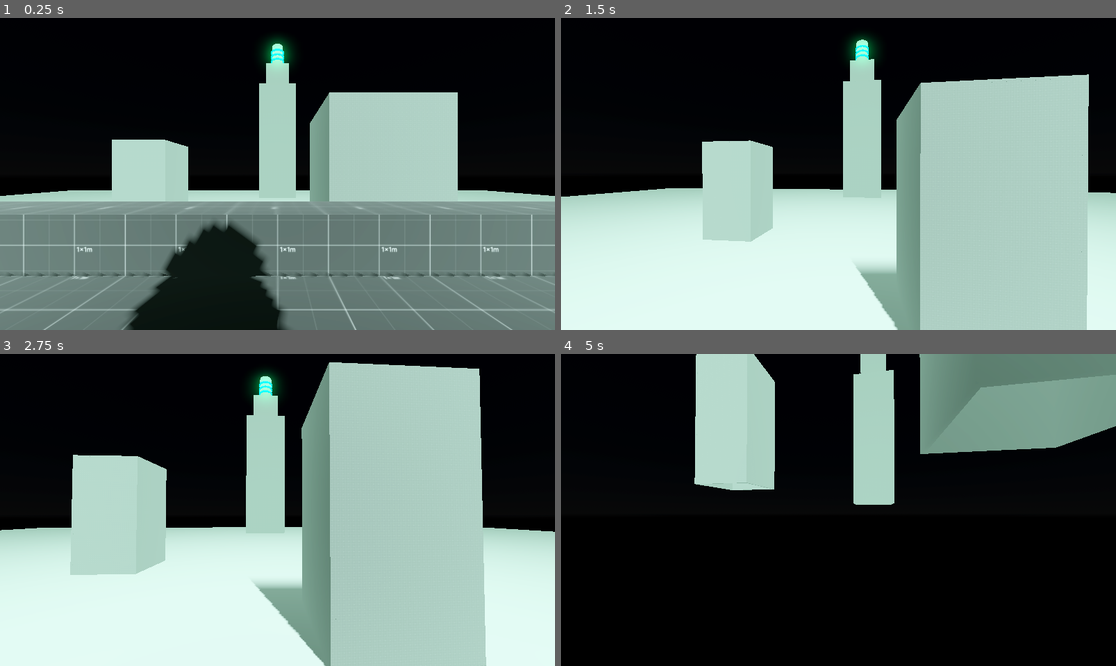
Above: before the commit, frames 1-4 (two rows, left to right).
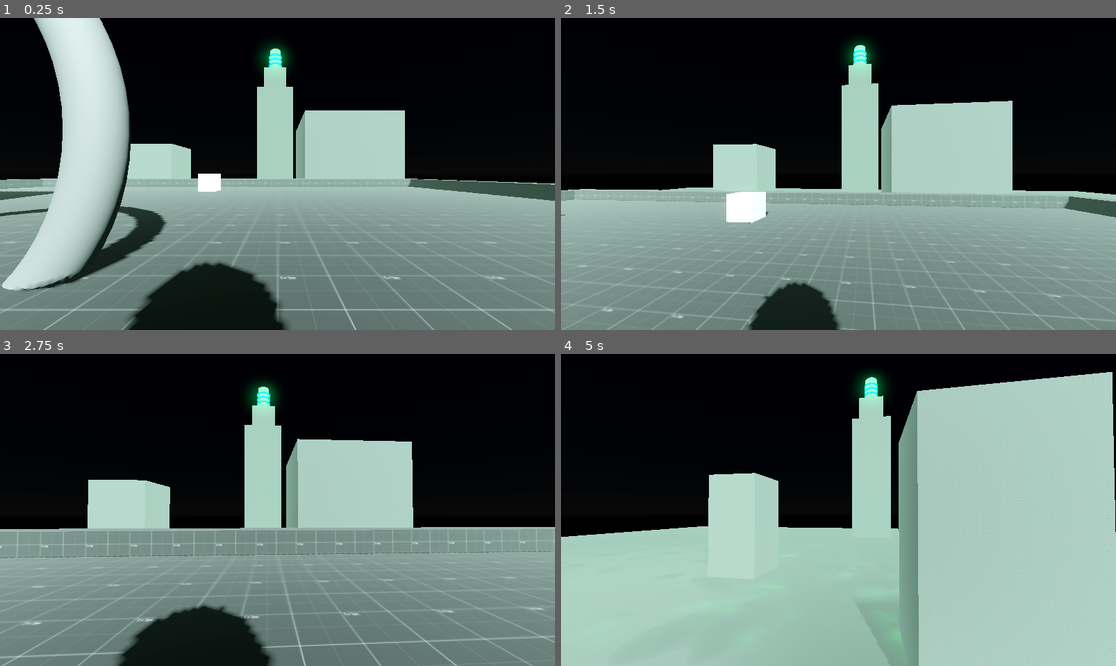
Above: after the commit, the same moments.

Repository: RuffledPlume/GWF-78
Game: Godot game, scene res://Levels/Sandbox.tscn
Same seed, same stepped clock (60 frames per second), same inputs: the game is played once before the commit and once after it.
Inputs (mouse positions are in pixels of both pictures, inside the frame that each line leads up to):
- Up to frame 1 (0.25 s): no input
- Up to frame 2 (1.5 s): tap Enter at 0.5 s; move the mouse to (866, 174) at 0.52 s; hold W (Forward) from 0.53 s (still down); click (866, 174) at 0.6 s; tap Space (Jump) at 0.77 s; move the mouse to (810, 174) at 1.27 s; click (810, 174) at 1.35 s
- Up to frame 3 (2.75 s): keep holding W (Forward); tap Space (Jump) at 1.52 s; move the mouse to (288, 503) at 2.02 s; click (288, 503) at 2.1 s
- Up to frame 4 (5 s): keep holding W (Forward); move the mouse to (832, 516) at 2.77 s; click (832, 516) at 2.85 s; tap Space (Jump) at 3.02, 3.77, 4.52 s; move the mouse to (877, 513) at 3.52 s; click (877, 513) at 3.6 s; move the mouse to (794, 506) at 4.27 s; click (794, 506) at 4.35 s

The runs differ from the first frame. In frame 1, 31% of the frame differs, in the area x 0-100%, y 0-100%; in frame 2, 51%; in frame 3, 58%; in frame 4, 74%.

Commit message:
Added teleporter & cloud barrier

Diff:
--- a/Levels/Sandbox.tscn
+++ b/Levels/Sandbox.tscn
@@ -1,11 +1,11 @@
-[gd_scene load_steps=24 format=3 uid="uid://datu3rc6g2iod"]
+[gd_scene load_steps=19 format=3 uid="uid://datu3rc6g2iod"]
 
 [ext_resource type="Texture2D" uid="uid://dt48n212okjo6" path="res://Materials/prototype-texture-with-size.png" id="1_chle4"]
 [ext_resource type="PackedScene" uid="uid://dikcrsr171oyg" path="res://Prefabs/Player.tscn" id="2_k8lnm"]
 [ext_resource type="PackedScene" uid="uid://co51g5vsdgrm0" path="res://Prefabs/FogBarrier.tscn" id="2_pdfes"]
 [ext_resource type="Shader" uid="uid://b8m5vepjk5yr5" path="res://Shader/FogBarrier.tres" id="3_cvv1y"]
-[ext_resource type="PackedScene" uid="uid://cqldusysobkbt" path="res://Prefabs/cloud_barrier.tscn" id="5_5sm1n"]
-[ext_resource type="Shader" uid="uid://ly8w1k6cebeq" path="res://Shader/CloudPath.tres" id="6_2rskb"]
+[ext_resource type="PackedScene" uid="uid://fnvvxl6bxw5h" path="res://Prefabs/interaction_test.tscn" id="5_cqemu"]
+[ext_resource type="PackedScene" uid="uid://c0k1dgeaxg3v7" path="res://Prefabs/teleporter.tscn" id="5_lvwsf"]
 
 [sub_resource type="ProceduralSkyMaterial" id="ProceduralSkyMaterial_dl0db"]
 sky_horizon_color = Color(0.64625, 0.65575, 0.67075, 1)
@@ -71,33 +71,6 @@
 render_priority = 0
 shader = ExtResource("3_cvv1y")
 
-[sub_resource type="ShaderMaterial" id="ShaderMaterial_g75bd"]
-render_priority = 0
-shader = ExtResource("6_2rskb")
-
-[sub_resource type="BoxMesh" id="BoxMesh_2ct2b"]
-
-[sub_resource type="StandardMaterial3D" id="StandardMaterial3D_pylcg"]
-
-[sub_resource type="GDScript" id="GDScript_8j3rr"]
-resource_name = "TestInteractable"
-script/source = "extends Interactable
-
-@export var mesh : MeshInstance3D
-
-func get_interact_text() -> String:
-	return \"Test Cube\"
-
-func can_interact_with() -> bool:
-	return true
-
-func on_interact_with() -> void:
-	var mat := mesh.get_active_material(0) as StandardMaterial3D
-	mat.albedo_color = Color(randf(), randf(), randf())
-"
-
-[sub_resource type="BoxShape3D" id="BoxShape3D_nhlk1"]
-
 [node name="Sandbox" type="Node3D"]
 
 [node name="WorldEnvironment" type="WorldEnvironment" parent="."]
@@ -110,7 +83,7 @@
 shadow_enabled = true
 
 [node name="Player" parent="." instance=ExtResource("2_k8lnm")]
-transform = Transform3D(1, 0, 0, 0, 1, 0, 0, 0, 1, 0, 51.5, -12)
+transform = Transform3D(1, 0, 0, 0, 1, 0, 0, 0, 1, 4, 51.5, 2)
 mouse_sensitivity = 0.002
 
 [node name="Camera3D" parent="Player/CameraPivot" index="0"]
@@ -430,24 +403,21 @@
 material_override = SubResource("ShaderMaterial_6c7mx")
 skeleton = NodePath("../Player/CameraPivot")
 
-[node name="CloudBarrier" parent="." instance=ExtResource("5_5sm1n")]
-transform = Transform3D(1, 0, 0, 0, 1, 0, 0, 0, 1, 0, 11.841, 0)
-material_override = null
-instance_shader_parameters/DisplacementStrength = 0.0
-surface_material_override/0 = SubResource("ShaderMaterial_g75bd")
-
-[node name="Node3D" type="Node3D" parent="."]
-transform = Transform3D(1, 0, 0, 0, 1, 0, 0, 0, 1, 0, 51, 0)
-
-[node name="MeshInstance3D" type="MeshInstance3D" parent="Node3D"]
-mesh = SubResource("BoxMesh_2ct2b")
-surface_material_override/0 = SubResource("StandardMaterial3D_pylcg")
-
-[node name="Area3D" type="StaticBody3D" parent="Node3D" node_paths=PackedStringArray("mesh")]
-script = SubResource("GDScript_8j3rr")
-mesh = NodePath("../MeshInstance3D")
-
-[node name="CollisionShape3D" type="CollisionShape3D" parent="Node3D/Area3D"]
-shape = SubResource("BoxShape3D_nhlk1")
+[node name="InteractionTest" parent="." instance=ExtResource("5_cqemu")]
+transform = Transform3D(1, 0, 0, 0, 1, 0, 0, 0, 1, 0, 51, -10)
+
+[node name="Teleporter" parent="." instance=ExtResource("5_lvwsf")]
+transform = Transform3D(1, 0, 0, 0, 1, 0, 0, 0, 1, 0, 51.9, 0)
+
+[node name="PointB" parent="Teleporter" index="3"]
+transform = Transform3D(1, 0, 0, 0, 1, 0, 0, 0, 1, 28, 24.3153, -63.8)
+
+[node name="Teleporter2" parent="." instance=ExtResource("5_lvwsf")]
+transform = Transform3D(0.5, 0, 0.866025, 0, 1, 0, -0.866025, 0, 0.5, 17.9778, 71.7316, -85.1455)
+
+[node name="PointB" parent="Teleporter2" index="3"]
+transform = Transform3D(1, 0, 0, 0, 1, 0, 0, 0, 1, 5.13858, 5.31527, -112.3)
 
 [editable path="Player"]
+[editable path="Teleporter"]
+[editable path="Teleporter2"]
--- a/Prefabs/cloud_barrier.tscn
+++ b/Prefabs/cloud_barrier.tscn
@@ -1,6 +1,7 @@
-[gd_scene load_steps=4 format=3 uid="uid://cqldusysobkbt"]
+[gd_scene load_steps=5 format=3 uid="uid://cqldusysobkbt"]
 
 [ext_resource type="Shader" uid="uid://ly8w1k6cebeq" path="res://Shader/CloudPath.tres" id="1_fsb5v"]
+[ext_resource type="Script" path="res://Scripts/cloud_barrier.gd" id="2_eu53r"]
 
 [sub_resource type="ShaderMaterial" id="ShaderMaterial_a7cfd"]
 render_priority = 0
@@ -15,3 +16,4 @@
 transform = Transform3D(1, 0, 0, 0, 1, 0, 0, 0, 1, 0, 10, 0)
 material_override = SubResource("ShaderMaterial_a7cfd")
 mesh = SubResource("PlaneMesh_3n56y")
+script = ExtResource("2_eu53r")
--- /dev/null
+++ b/Prefabs/interaction_test.tscn
@@ -0,0 +1,38 @@
+[gd_scene load_steps=5 format=3 uid="uid://fnvvxl6bxw5h"]
+
+[sub_resource type="BoxMesh" id="BoxMesh_2ct2b"]
+
+[sub_resource type="StandardMaterial3D" id="StandardMaterial3D_pylcg"]
+
+[sub_resource type="GDScript" id="GDScript_8j3rr"]
+resource_name = "TestInteractable"
+script/source = "extends Interactable
+
+@export var mesh : MeshInstance3D
+
+func get_interact_text() -> String:
+	return \"Test Cube\"
+
+func can_interact_with() -> bool:
+	return true
+
+func on_interact_with() -> void:
+	var mat := mesh.get_active_material(0) as StandardMaterial3D
+	mat.albedo_color = Color(randf(), randf(), randf())
+"
+
+[sub_resource type="BoxShape3D" id="BoxShape3D_nhlk1"]
+
+[node name="InteractionTest" type="Node3D"]
+transform = Transform3D(1, 0, 0, 0, 1, 0, 0, 0, 1, 0, 51, 0)
+
+[node name="MeshInstance3D" type="MeshInstance3D" parent="."]
+mesh = SubResource("BoxMesh_2ct2b")
+surface_material_override/0 = SubResource("StandardMaterial3D_pylcg")
+
+[node name="Area3D" type="StaticBody3D" parent="." node_paths=PackedStringArray("mesh")]
+script = SubResource("GDScript_8j3rr")
+mesh = NodePath("../MeshInstance3D")
+
+[node name="CollisionShape3D" type="CollisionShape3D" parent="Area3D"]
+shape = SubResource("BoxShape3D_nhlk1")
--- /dev/null
+++ b/Prefabs/teleporter.tscn
@@ -0,0 +1,30 @@
+[gd_scene load_steps=4 format=3 uid="uid://c0k1dgeaxg3v7"]
+
+[ext_resource type="Script" path="res://Scripts/teleporter.gd" id="1_h3a3j"]
+
+[sub_resource type="BoxShape3D" id="BoxShape3D_i0tk0"]
+
+[sub_resource type="TorusMesh" id="TorusMesh_nipnd"]
+inner_radius = 2.0
+outer_radius = 2.5
+
+[node name="Teleporter" type="Area3D"]
+gravity = 0.0
+script = ExtResource("1_h3a3j")
+
+[node name="CollisionShape3D" type="CollisionShape3D" parent="."]
+transform = Transform3D(3, 0, 0, 0, 3, 0, 0, 0, 3, 0, 0, 0)
+shape = SubResource("BoxShape3D_i0tk0")
+
+[node name="Torus" type="MeshInstance3D" parent="."]
+transform = Transform3D(1, 0, 0, 0, -4.37114e-08, -1, 0, 1, -4.37114e-08, 0, 0, 0)
+mesh = SubResource("TorusMesh_nipnd")
+skeleton = NodePath("")
+
+[node name="PointA" type="Node3D" parent="."]
+
+[node name="PointB" type="Node3D" parent="."]
+transform = Transform3D(1, 0, 0, 0, 1, 0, 0, 0, 1, 0, 5.31527, -12.8)
+
+[connection signal="body_entered" from="." to="." method="_on_body_entered"]
+[connection signal="body_exited" from="." to="." method="_on_body_exited"]
--- a/Scripts/Player.gd
+++ b/Scripts/Player.gd
@@ -1,4 +1,6 @@
-extends CharacterBody3D
+class_name Player extends CharacterBody3D
+
+static var instance : Player
 
 @export var mouse_sensitivity := 0.001
 @export var interaction_distance := 5.0
@@ -13,6 +15,7 @@
 var hovering_interactable : Interactable
 
 func _ready() -> void:
+	instance = self
 	Input.mouse_mode = Input.MOUSE_MODE_CAPTURED
 
 func _physics_process(delta: float) -> void:
--- /dev/null
+++ b/Scripts/cloud_barrier.gd
@@ -0,0 +1 @@
+extends MeshInstance3D
--- /dev/null
+++ b/Scripts/teleporter.gd
@@ -0,0 +1,28 @@
+extends Area3D
+class_name Teleporter
+
+var is_within: bool = false
+var is_teleporting: bool = false
+
+@onready var point_a: Node3D = $PointA
+@onready var point_b: Node3D = $PointB
+
+
+func _process(delta: float) -> void:
+	var distance = point_b.global_position.distance_to(Player.instance.global_position)
+	if is_within and Input.is_action_just_pressed("Interact"):
+		print("Teleporting")
+		is_teleporting = true
+	if is_teleporting:
+		Player.instance.global_position = lerp(Player.instance.global_position, point_b.global_position, delta * 3)
+	if distance <= 5.0:
+		is_teleporting = false
+
+
+func _on_body_entered(body: Node3D) -> void:
+	if body == Player.instance:
+		print("Player in bounds")
+		is_within = true
+
+func _on_body_exited(body: Node3D) -> void:
+	is_within = false
